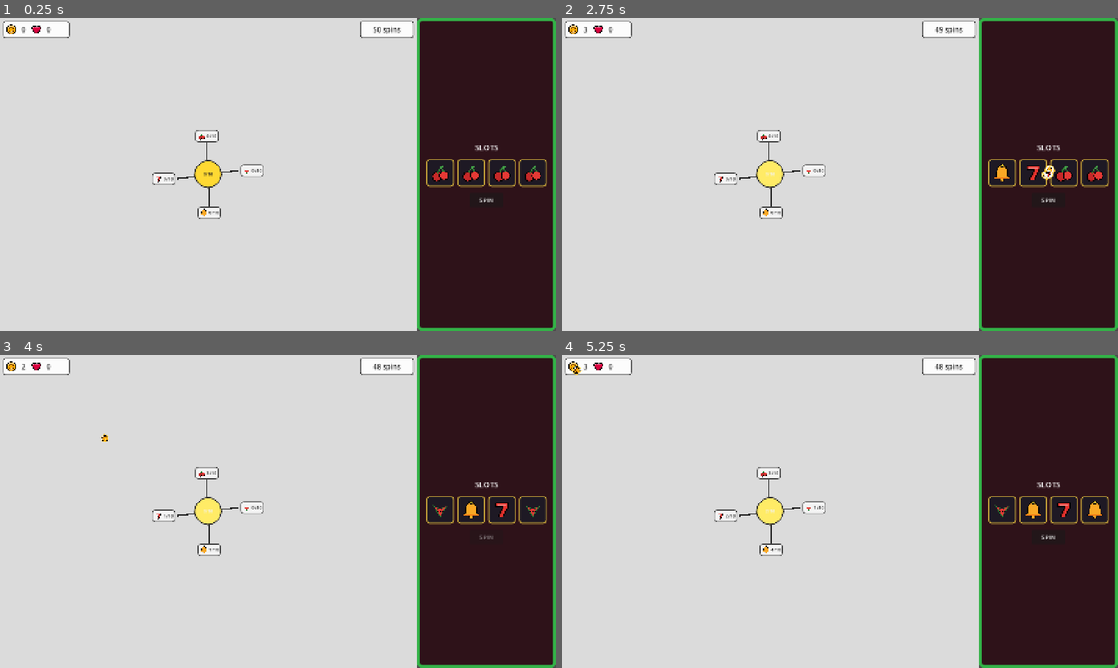
Above: before the commit, frames 1-4 (two rows, left to right).
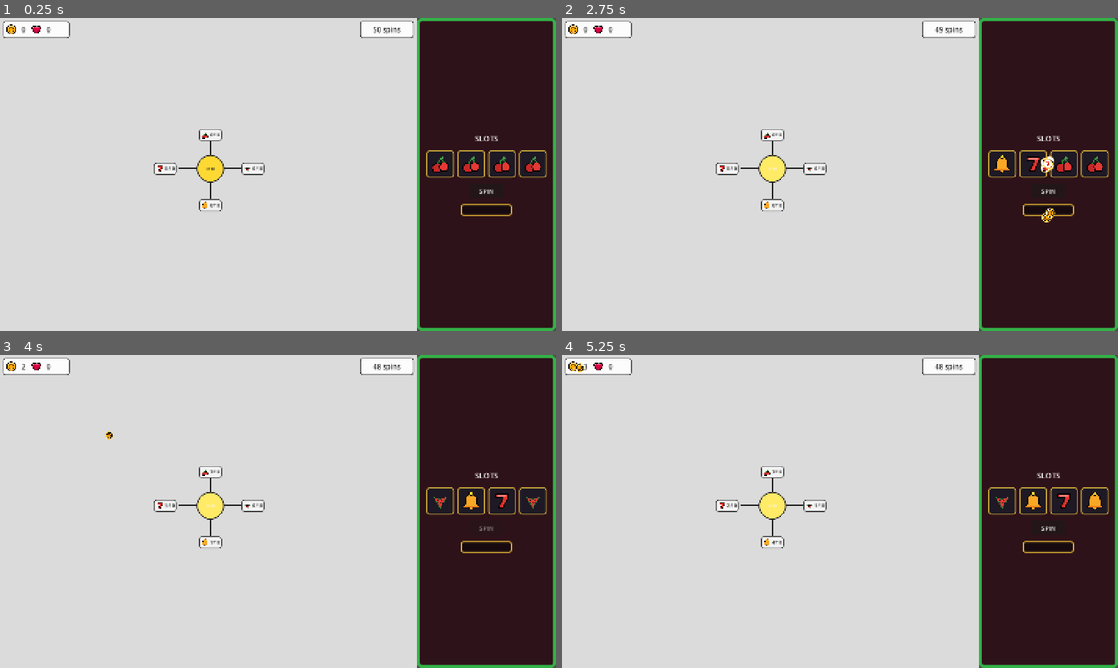
Above: after the commit, the same moments.

Repository: SorenKronborg/CasinoSlots
Game: Godot game, scene res://scenes/game/game.tscn
Two runs of this game, one before a commit and one after it. Both use one fixed random seed, a clock stepped at 60 frames per second and the inputs below.
Inputs:
- Up to frame 1 (0.25 s): no input
- Up to frame 2 (2.75 s): click "0/10" at 0.5 s; click "SPIN" at 1.25 s; click "0/10" at 2 s
- Up to frame 3 (4 s): click "SPIN" at 2.75 s; click "0/10" at 3.5 s
- Up to frame 4 (5.25 s): click "1/10" at 4.25 s; click "2/10" at 5 s

The runs differ from the first frame. In frame 1, 2.5% of the frame differs, in the area x 27-99%, y 35-65%; in frame 2, 2.7%, in the area x 3-99%, y 3-66%; in frame 3, 2.3%; in frame 4, 2.4%.

Commit message:
demo 2 done

Diff:
--- a/resources/levels/level_01.tres
+++ b/resources/levels/level_01.tres
@@ -15,7 +15,7 @@
 [sub_resource type="Resource" id="NodeNorth"]
 script = ExtResource("2_node")
 id = &"north"
-position = Vector2(494, 146)
+position = Vector2(480, 165)
 label = "N"
 is_start = false
 coin_cost = 20
@@ -23,7 +23,7 @@
 [sub_resource type="Resource" id="NodeEast"]
 script = ExtResource("2_node")
 id = &"east"
-position = Vector2(706, 356)
+position = Vector2(700, 340)
 label = "E"
 is_start = false
 coin_cost = 20
@@ -31,7 +31,7 @@
 [sub_resource type="Resource" id="NodeSouth"]
 script = ExtResource("2_node")
 id = &"south"
-position = Vector2(468, 538)
+position = Vector2(480, 530)
 label = "S"
 is_start = false
 coin_cost = 20
@@ -39,7 +39,7 @@
 [sub_resource type="Resource" id="NodeWest"]
 script = ExtResource("2_node")
 id = &"west"
-position = Vector2(252, 326)
+position = Vector2(245, 340)
 label = "W"
 is_start = false
 coin_cost = 20
@@ -47,7 +47,7 @@
 [sub_resource type="Resource" id="NodeNorthWest"]
 script = ExtResource("2_node")
 id = &"north_west"
-position = Vector2(342, 62)
+position = Vector2(185, 60)
 label = "NW"
 is_start = false
 coin_cost = 40
@@ -55,7 +55,7 @@
 [sub_resource type="Resource" id="NodeNorthEast"]
 script = ExtResource("2_node")
 id = &"north_east"
-position = Vector2(618, 34)
+position = Vector2(565, 40)
 label = "NE"
 is_start = false
 coin_cost = 40
@@ -63,7 +63,7 @@
 [sub_resource type="Resource" id="NodeEastNorth"]
 script = ExtResource("2_node")
 id = &"east_north"
-position = Vector2(866, 210)
+position = Vector2(840, 165)
 label = "EN"
 is_start = false
 coin_cost = 40
@@ -71,7 +71,7 @@
 [sub_resource type="Resource" id="NodeEastSouth"]
 script = ExtResource("2_node")
 id = &"east_south"
-position = Vector2(834, 474)
+position = Vector2(895, 450)
 label = "ES"
 is_start = false
 coin_cost = 40
@@ -79,7 +79,7 @@
 [sub_resource type="Resource" id="NodeSouthEast"]
 script = ExtResource("2_node")
 id = &"south_east"
-position = Vector2(616, 648)
+position = Vector2(680, 620)
 label = "SE"
 is_start = false
 coin_cost = 40
@@ -87,7 +87,7 @@
 [sub_resource type="Resource" id="NodeSouthWest"]
 script = ExtResource("2_node")
 id = &"south_west"
-position = Vector2(344, 622)
+position = Vector2(355, 670)
 label = "SW"
 is_start = false
 coin_cost = 40
@@ -95,7 +95,7 @@
 [sub_resource type="Resource" id="NodeWestSouth"]
 script = ExtResource("2_node")
 id = &"west_south"
-position = Vector2(96, 438)
+position = Vector2(55, 450)
 label = "WS"
 is_start = false
 coin_cost = 40
@@ -103,7 +103,7 @@
 [sub_resource type="Resource" id="NodeWestNorth"]
 script = ExtResource("2_node")
 id = &"west_north"
-position = Vector2(124, 240)
+position = Vector2(150, 200)
 label = "WN"
 is_start = false
 coin_cost = 40
--- a/scenes/machine/slot_machine.tscn
+++ b/scenes/machine/slot_machine.tscn
@@ -17,6 +17,22 @@
 content_margin_top = 12.0
 content_margin_right = 10.0
 content_margin_bottom = 12.0
+
+[sub_resource type="StyleBoxFlat" id="Tray"]
+bg_color = Color(0.09, 0.04, 0.06, 1)
+border_width_left = 3
+border_width_top = 3
+border_width_right = 3
+border_width_bottom = 3
+border_color = Color(0.85, 0.68, 0.2, 1)
+corner_radius_top_left = 5
+corner_radius_top_right = 5
+corner_radius_bottom_right = 5
+corner_radius_bottom_left = 5
+content_margin_left = 6.0
+content_margin_top = 4.0
+content_margin_right = 6.0
+content_margin_bottom = 4.0
 
 [node name="SlotMachine" type="PanelContainer"]
 anchors_preset = 15
@@ -53,3 +69,10 @@
 layout_mode = 2
 size_flags_horizontal = 4
 text = "SPIN"
+
+[node name="PayoutTray" type="PanelContainer" parent="Layout"]
+unique_name_in_owner = true
+custom_minimum_size = Vector2(132, 30)
+layout_mode = 2
+size_flags_horizontal = 4
+theme_override_styles/panel = SubResource("Tray")
--- a/scripts/game/game.gd
+++ b/scripts/game/game.gd
@@ -39,7 +39,10 @@
 
 func _on_spin_resolved(symbols: Array[int]) -> void:
 	var payout := SlotPayout.from_spin(symbols)
-	_state.apply_payout(payout)
+	if payout.coins > 0:
+		_flight.fly_coin(payout.coins, _slots.coin_origin(), _level.coin_origin(), func() -> void:
+			_state.add_coins(1)
+		)
 	var origin := _slots.payout_origin()
 	for kind in Symbols.COUNT:
 		var amount: int = payout.symbols[kind]
--- a/scripts/level/graph_edge.gd
+++ b/scripts/level/graph_edge.gd
@@ -5,10 +5,14 @@
 
 const _COLOR_BLOCKED := Color(0.12, 0.12, 0.12, 1)
 const _COLOR_OPEN := Color(0.35, 0.7, 0.3, 1)
-## How far an edge bows away from a straight line, as a share of its length.
-const BOW_MIN := 0.04
-const BOW_MAX := 0.13
-const CURVE_STEPS := 24
+## Edges run straight along one axis and turn corners with a quarter circle.
+const CORNER_RADIUS := 54.0
+const ARC_STEPS := 10
+const LINE_STEPS := 40
+## Below this the two circles count as lined up, and the edge stays straight.
+const AXIS_EPSILON := 2.0
+## Clear space between two locks sitting on the same edge.
+const LOCK_GAP := 16.0
 
 var edge_id: StringName
 var from_id: StringName
@@ -31,7 +35,10 @@
 var _lock_labels: Array[Label] = []
 var _from_center: Vector2 = Vector2.ZERO
 var _to_center: Vector2 = Vector2.ZERO
-var _control_point: Vector2 = Vector2.ZERO
+var _path: PackedVector2Array = PackedVector2Array()
+var _path_length: float = 0.0
+## Where each lock sits along the path, as a share of its total length.
+var _lock_offsets: PackedFloat32Array = PackedFloat32Array()
 var _style_idle: StyleBoxFlat
 var _style_priority: StyleBoxFlat
 var _style_opened: StyleBoxFlat
@@ -108,39 +115,101 @@
 	_refresh_locks()
 
 
-## Spreads the locks evenly along the edge so a chain of them reads outward from
-## the circle the player already owns.
 func set_endpoints(from_center: Vector2, to_center: Vector2) -> void:
 	if _line == null:
 		return
 	_from_center = from_center
 	_to_center = to_center
-	_control_point = _pick_control_point()
-	var spacing := float(_lock_panels.size() + 1)
+	_rebuild_path()
+	_place_locks()
+	_update_line()
+
+
+## Lays the locks out end to end around the middle of the edge, measuring the
+## room each one actually needs so a chain of them never overlaps.
+func _place_locks() -> void:
+	_lock_offsets = PackedFloat32Array()
+	_lock_offsets.resize(_lock_panels.size())
+	if _lock_panels.is_empty() or _path_length <= 0.0:
+		return
+	var runs_sideways := absf(_to_center.x - _from_center.x) >= absf(_to_center.y - _from_center.y)
+	var extents := PackedFloat32Array()
+	var needed := LOCK_GAP * float(_lock_panels.size() - 1)
+	for panel in _lock_panels:
+		panel.reset_size()
+		var extent: float = panel.size.x if runs_sideways else panel.size.y
+		extents.append(extent)
+		needed += extent
+	var cursor := maxf((_path_length - needed) * 0.5, 0.0)
 	for index in _lock_panels.size():
-		var panel := _lock_panels[index]
-		panel.reset_size()
-		var along := float(index + 1) / spacing
-		panel.position = _point_at(along) - panel.size * 0.5
-	_update_line()
-
-
-## Bends the edge to one side so the board reads hand-drawn instead of like a
-## wiring diagram. The bow is derived from the edge id, so it is random-looking
-## but identical every time the level loads.
-func _pick_control_point() -> Vector2:
-	var span := _to_center - _from_center
-	if span.is_zero_approx():
+		cursor += extents[index] * 0.5
+		var along := clampf(cursor / _path_length, 0.0, 1.0)
+		_lock_offsets[index] = along
+		_lock_panels[index].position = _point_at(along) - _lock_panels[index].size * 0.5
+		cursor += extents[index] * 0.5 + LOCK_GAP
+
+
+## Circles that share a row or column are joined by a straight run. Everything
+## else takes the long leg first, then rounds off into the short one with a
+## quarter circle, so the board reads like drawn track rather than diagonals.
+func _rebuild_path() -> void:
+	_path = PackedVector2Array([_from_center])
+	var delta := _to_center - _from_center
+	if absf(delta.x) < AXIS_EPSILON or absf(delta.y) < AXIS_EPSILON:
+		_path.append(_to_center)
+		_measure_path()
+		return
+	var radius := minf(CORNER_RADIUS, minf(absf(delta.x), absf(delta.y)))
+	var step := Vector2(signf(delta.x), signf(delta.y)) * radius
+	var corner: Vector2
+	var arc_start: Vector2
+	var arc_end: Vector2
+	if absf(delta.x) >= absf(delta.y):
+		corner = Vector2(_to_center.x, _from_center.y)
+		arc_start = corner - Vector2(step.x, 0.0)
+		arc_end = corner + Vector2(0.0, step.y)
+	else:
+		corner = Vector2(_from_center.x, _to_center.y)
+		arc_start = corner - Vector2(0.0, step.y)
+		arc_end = corner + Vector2(step.x, 0.0)
+	var center := arc_start + arc_end - corner
+	_path.append(arc_start)
+	_append_arc(center, arc_start, arc_end)
+	_path.append(_to_center)
+	_measure_path()
+
+
+func _append_arc(center: Vector2, from_point: Vector2, to_point: Vector2) -> void:
+	var start_angle := (from_point - center).angle()
+	var sweep := wrapf((to_point - center).angle() - start_angle, -PI, PI)
+	var radius := (from_point - center).length()
+	for step in range(1, ARC_STEPS):
+		var angle := start_angle + sweep * float(step) / float(ARC_STEPS)
+		_path.append(center + Vector2.RIGHT.rotated(angle) * radius)
+	_path.append(to_point)
+
+
+func _measure_path() -> void:
+	_path_length = 0.0
+	for index in range(1, _path.size()):
+		_path_length += _path[index].distance_to(_path[index - 1])
+
+
+## Walks the path by distance so locks sit evenly spaced no matter how much of
+## the edge is straight and how much is corner.
+func _point_at(along: float) -> Vector2:
+	if _path.size() < 2:
 		return _from_center
-	var noise := int(abs(hash(edge_id)))
-	var bow := BOW_MIN + float(noise % 1000) / 1000.0 * (BOW_MAX - BOW_MIN)
-	if noise % 2 == 1:
-		bow = -bow
-	return _from_center.lerp(_to_center, 0.5) + span.orthogonal().normalized() * span.length() * bow
-
-
-func _point_at(along: float) -> Vector2:
-	return _from_center.bezier_interpolate(_control_point, _control_point, _to_center, along)
+	var target := _path_length * clampf(along, 0.0, 1.0)
+	var travelled := 0.0
+	for index in range(1, _path.size()):
+		var span := _path[index] - _path[index - 1]
+		var length := span.length()
+		if travelled + length >= target:
+			var into := 0.0 if length <= 0.0 else (target - travelled) / length
+			return _path[index - 1] + span * into
+		travelled += length
+	return _path[_path.size() - 1]
 
 
 func set_locked(value: bool) -> void:
@@ -241,12 +310,12 @@
 	var limit := 1.0
 	var blocker := Rect2()
 	var index := active_lock_index()
-	if not is_passable() and index >= 0 and index < _lock_panels.size():
-		limit = float(index + 1) / float(_lock_panels.size() + 1)
+	if not is_passable() and index >= 0 and index < _lock_offsets.size():
+		limit = _lock_offsets[index]
 		blocker = Rect2(_lock_panels[index].position, _lock_panels[index].size)
 	var points := PackedVector2Array()
-	for step in CURVE_STEPS + 1:
-		var along := float(step) / float(CURVE_STEPS)
+	for step in LINE_STEPS + 1:
+		var along := float(step) / float(LINE_STEPS)
 		if along > limit:
 			break
 		var point := _point_at(along)
--- a/scripts/machine/slot_machine.gd
+++ b/scripts/machine/slot_machine.gd
@@ -11,6 +11,7 @@
 
 @onready var _reel_row: HBoxContainer = %ReelRow
 @onready var _spin_button: Button = %SpinButton
+@onready var _payout_tray: PanelContainer = %PayoutTray
 
 var _reels: Array[Reel] = []
 var _pending: int = 0
@@ -32,6 +33,12 @@
 
 func payout_origin() -> Vector2:
 	return _reel_row.get_global_rect().get_center()
+
+
+## Coins drop out of the bottom of the tray rather than the middle of it.
+func coin_origin() -> Vector2:
+	var tray := _payout_tray.get_global_rect()
+	return Vector2(tray.get_center().x, tray.end.y)
 
 
 func set_allow_spin(value: bool) -> void:
--- a/scripts/state/run_state.gd
+++ b/scripts/state/run_state.gd
@@ -12,8 +12,8 @@
 	symbols.resize(Symbols.COUNT)
 
 
-func apply_payout(payout: SlotPayout) -> void:
-	coins += payout.coins
+func add_coins(amount: int) -> void:
+	coins += amount
 	changed.emit()
 
 
Not shown: 1 places in scenes/machine/slot_machine.tscn that only renumber resources
